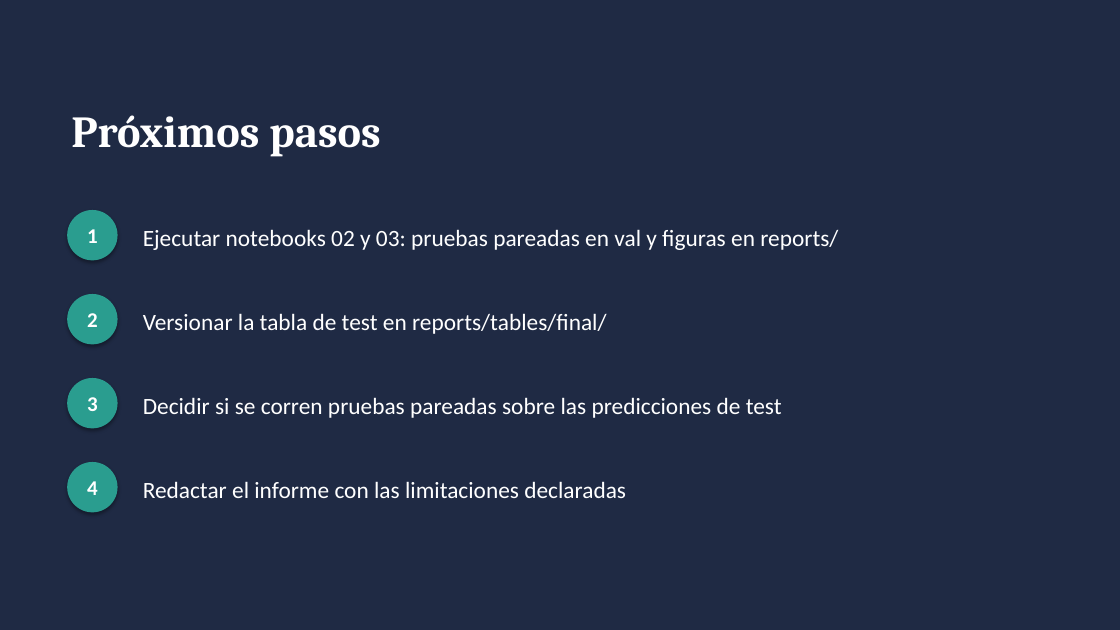
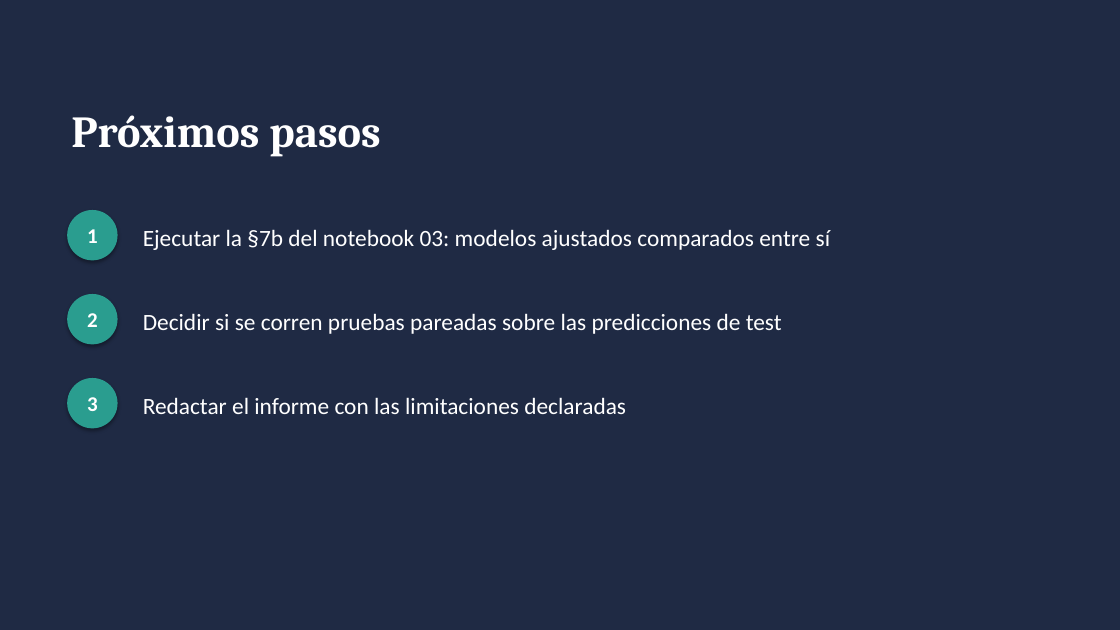
Before and after one commit to BrnoOr/Multimodal_LLM, a slide deck: slide 21 of docs/presentacion_avance.pptx (slide 20 before the commit). Drawn at 1120x630 pixels with LibreOffice and Linux fonts; fonts in the diff are those of the drawing. Boxes give left, top, right and bottom in pixels: in the first picture for what was removed or moved away, otherwise in the second. Text is boxed around its words. In the diff, an @@ line names an element or a change of style, - is before the commit and + after.

Commit message:
etapa2: pruebas pareadas en val (§9), celda §7b entre modelos y presentacion

```diff
--- a/docs/presentacion_avance.pptx
+++ b/docs/presentacion_avance.pptx
@@ text at bbox=[143, 229, 830, 250]: text changed @@
-Ejecutar notebooks 02 y 03: pruebas pareadas en val y figuras en reports/
+Ejecutar la §7b del notebook 03: modelos ajustados comparados entre sí
@@ text "Decidir si se corren pruebas ...": place and size @@
-text "Decidir si se corren pruebas ..." at bbox=[143, 397, 782, 418]
+text "Decidir si se corren pruebas ..." at bbox=[143, 313, 782, 334]
@@ text removed at bbox=[143, 313, 607, 334] @@
-Versionar la tabla de test en reports/tables/final/
@@ text "Redactar el informe con las ...": place and size @@
-text "Redactar el informe con las ..." at bbox=[143, 481, 626, 498]
+text "Redactar el informe con las ..." at bbox=[143, 397, 626, 414]
@@ ellipse removed at bbox=[67, 462, 118, 513] @@
-4
```
Also in this commit, not shown: 4 other slides changed, 1 slide added, 2 other files.
